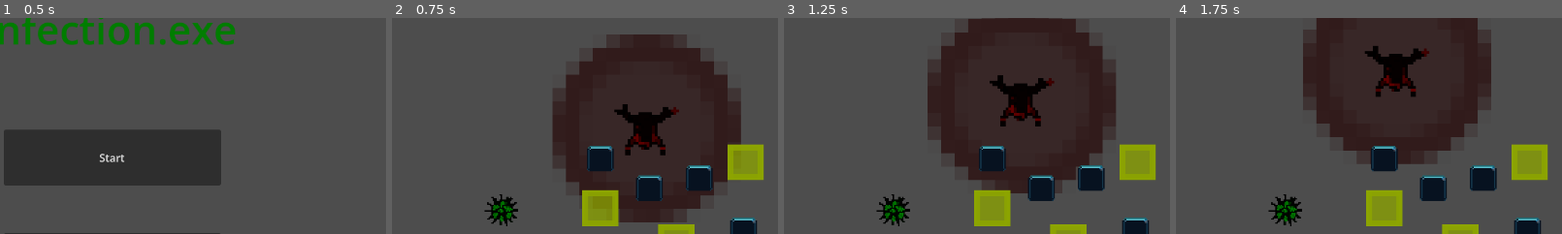
Above: before the commit, frames 1-4 (left to right).
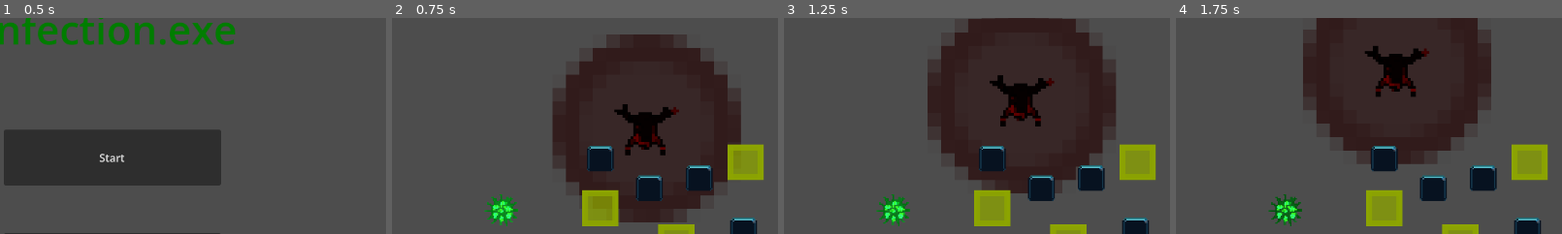
Above: after the commit, the same moments.

Repository: LeCodeurDu78/Infection_exe
Game: Godot game, scene res://Scenes/UI/StartMenu.tscn
Same seed, same stepped clock (60 frames per second), same inputs: the game is played once before the commit and once after it.
Inputs (mouse positions are % of the whole screen's width and height, from its top left):
- Up to frame 1 (0.5 s): no input
- Up to frame 2 (0.75 s): click "Start" at 0.5 s
- Up to frame 3 (1.25 s): no input
- Up to frame 4 (1.75 s): tap Enter at 1.25 s; move the mouse to (72, 45) at 1.27 s; hold D (move_right) from 1.28 s (still down); tap 1 (mutation1) at 1.35 s; click (72, 45) at 1.42 s
The pictures show only the part of the screen within x 36-86%, y 6-56%; the shares and areas given below are measured in that part.

Frame 1 is identical in both runs. In frame 2, 0.7% of the frame differs, in the area x 23-33%, y 81-97%; in frame 3, 0.7%; in frame 4, 0.7%.
Error in both runs: Invalid access to property or key 'data' on a base object of type 'Nil'. (res://Scripts/UI/HotkeyRebindButton.gd:10)

Commit message:
Add ScreenShakes and shaders

Diff:
--- /dev/null
+++ b/Assets/Shaders/VirusGlow.gdshader
@@ -0,0 +1,55 @@
+shader_type canvas_item;
+
+// ========================
+// VIRUS GLOW SHADER
+// Adds neon glow effect to the virus sprite
+// ========================
+
+// Glow parameters
+uniform vec4 glow_color : source_color = vec4(0.0, 1.0, 0.0, 0.5); // Green neon
+uniform float glow_intensity : hint_range(0.0, 3.0) = 0.3;
+uniform float glow_spread : hint_range(0.0, 2.0) = 0.5;
+
+// Pulsation parameters
+uniform bool enable_pulse = true;
+uniform float pulse_speed : hint_range(0.0, 10.0) = 2.0;
+uniform float pulse_min : hint_range(0.0, 1.0) = 0.7;
+uniform float pulse_max : hint_range(1.0, 2.0) = 1.3;
+
+// Edge glow parameters
+uniform bool enable_edge_glow = false;
+uniform float edge_thickness : hint_range(0.0, 0.5) = 0.15;
+
+void fragment() {
+	// Get texture color
+	vec4 tex_color = texture(TEXTURE, UV);
+
+	// Calculate pulsation
+	float pulse = 1.0;
+	if (enable_pulse) {
+		pulse = mix(pulse_min, pulse_max, (sin(TIME * pulse_speed) + 1.0) / 2.0);
+	}
+
+	// Base color with glow
+	vec3 final_color = tex_color.rgb;
+	float alpha = tex_color.a;
+
+	// Add glow to colored areas
+	if (alpha > 0.1) {
+		final_color += glow_color.rgb * glow_intensity * pulse * alpha;
+	}
+
+	// Edge glow
+	if (enable_edge_glow && alpha > 0.1) {
+		// Calculate distance to edge
+		vec2 center = vec2(0.5, 0.5);
+		float dist = distance(UV, center);
+		float edge_factor = smoothstep(0.5 - edge_thickness, 0.5, dist);
+
+		// Add extra glow at edges
+		final_color += glow_color.rgb * edge_factor * glow_intensity * pulse * 0.5;
+	}
+
+	// Output
+	COLOR = vec4(final_color, alpha);
+}
--- /dev/null
+++ b/Assets/Shaders/VirusGlowDamage.gdshader
@@ -0,0 +1,53 @@
+shader_type canvas_item;
+
+// ========================
+// VIRUS DAMAGE GLOW SHADER
+// Red pulsating glow when taking damage
+// ========================
+
+// Glow parameters
+uniform vec4 glow_color : source_color = vec4(1.0, 0.2, 0.2, 1.0); // Red
+uniform float glow_intensity : hint_range(0.0, 3.0) = 1.5;
+
+// Damage flash parameters
+uniform float flash_intensity : hint_range(0.0, 1.0) = 0.8;
+uniform float flash_speed : hint_range(0.0, 20.0) = 10.0;
+
+// Glitch effect
+uniform bool enable_glitch = true;
+uniform float glitch_intensity : hint_range(0.0, 0.1) = 0.05;
+
+void fragment() {
+	vec2 uv = UV;
+
+	// Glitch effect
+	if (enable_glitch) {
+		// Horizontal glitch lines
+		float glitch = step(0.98, sin(UV.y * 100.0 + TIME * 50.0));
+		uv.x += glitch * glitch_intensity * sin(TIME * 20.0);
+	}
+
+	// Get texture color
+	vec4 tex_color = texture(TEXTURE, uv);
+
+	// Fast damage pulse
+	float pulse = (sin(TIME * flash_speed) + 1.0) / 2.0;
+	pulse = pow(pulse, 3.0); // Make it more punchy
+
+	// Base color
+	vec3 final_color = tex_color.rgb;
+	float alpha = tex_color.a;
+
+	// Red damage overlay
+	if (alpha > 0.1) {
+		// Flash white-red
+		vec3 flash_color = mix(glow_color.rgb, vec3(1.0, 1.0, 1.0), pulse * flash_intensity);
+		final_color = mix(final_color, flash_color, flash_intensity * pulse);
+
+		// Add red glow
+		final_color += glow_color.rgb * glow_intensity * pulse * alpha;
+	}
+
+	// Output
+	COLOR = vec4(final_color, alpha);
+}
--- /dev/null
+++ b/Assets/Shaders/VirusGlowIntense.gdshader
@@ -0,0 +1,68 @@
+shader_type canvas_item;
+
+// ========================
+// VIRUS GLOW INTENSE SHADER
+// Super intense glow for level ups and special moments
+// ========================
+
+// Glow parameters
+uniform vec4 glow_color : source_color = vec4(0.2, 1.0, 1.0, 1.0); // Cyan
+uniform float glow_intensity : hint_range(0.0, 5.0) = 2.5;
+uniform float glow_spread : hint_range(0.0, 3.0) = 2.0;
+
+// Pulsation parameters
+uniform float pulse_speed : hint_range(0.0, 20.0) = 8.0;
+uniform float pulse_min : hint_range(0.0, 1.0) = 0.5;
+uniform float pulse_max : hint_range(1.0, 3.0) = 2.0;
+
+// Wave effect
+uniform bool enable_wave = true;
+uniform float wave_speed : hint_range(0.0, 10.0) = 5.0;
+uniform float wave_amplitude : hint_range(0.0, 1.0) = 0.3;
+
+// Distortion
+uniform bool enable_distortion = false;
+uniform float distortion_amount : hint_range(0.0, 0.1) = 0.02;
+
+void fragment() {
+	// UV with optional distortion
+	vec2 uv = UV;
+
+	if (enable_distortion) {
+		float distort_x = sin(TIME * 3.0 + UV.y * 10.0) * distortion_amount;
+		float distort_y = cos(TIME * 2.0 + UV.x * 10.0) * distortion_amount;
+		uv += vec2(distort_x, distort_y);
+	}
+
+	// Get texture color
+	vec4 tex_color = texture(TEXTURE, uv);
+
+	// Fast pulsation
+	float pulse = mix(pulse_min, pulse_max, (sin(TIME * pulse_speed) + 1.0) / 2.0);
+
+	// Wave effect
+	float wave = 1.0;
+	if (enable_wave) {
+		vec2 center = vec2(0.5, 0.5);
+		float dist = distance(UV, center);
+		wave = 1.0 + sin(dist * 10.0 - TIME * wave_speed) * wave_amplitude;
+	}
+
+	// Base color
+	vec3 final_color = tex_color.rgb;
+	float alpha = tex_color.a;
+
+	// Intense glow
+	if (alpha > 0.1) {
+		final_color += glow_color.rgb * glow_intensity * pulse * wave * alpha;
+
+		// Extra outer glow
+		vec2 center = vec2(0.5, 0.5);
+		float dist = distance(UV, center);
+		float outer_glow = exp(-dist * 2.0) * glow_spread;
+		final_color += glow_color.rgb * outer_glow * pulse;
+	}
+
+	// Output
+	COLOR = vec4(final_color, alpha);
+}
--- /dev/null
+++ b/Assets/Shaders/VirusGlowStealth.gdshader
@@ -0,0 +1,52 @@
+shader_type canvas_item;
+
+// ========================
+// VIRUS STEALTH SHADER
+// Translucent ghost effect for invisibility
+// ========================
+
+// Stealth parameters
+uniform float opacity : hint_range(0.0, 1.0) = 0.3;
+uniform vec4 ghost_color : source_color = vec4(0.0, 1.0, 0.8, 0.5); // Cyan-ish
+uniform float ghost_intensity : hint_range(0.0, 2.0) = 0.5;
+
+// Shimmer effect
+uniform bool enable_shimmer = true;
+uniform float shimmer_speed : hint_range(0.0, 10.0) = 3.0;
+uniform float shimmer_scale : hint_range(1.0, 20.0) = 8.0;
+
+// Edge outline
+uniform bool enable_outline = true;
+uniform float outline_width : hint_range(0.0, 0.3) = 0.1;
+uniform vec4 outline_color : source_color = vec4(0.0, 1.0, 0.8, 1.0);
+
+void fragment() {
+	// Get texture color
+	vec4 tex_color = texture(TEXTURE, UV);
+
+	// Shimmer pattern
+	float shimmer = 1.0;
+	if (enable_shimmer) {
+		vec2 shimmer_uv = UV * shimmer_scale;
+		shimmer = (sin(shimmer_uv.x + TIME * shimmer_speed) +
+		          sin(shimmer_uv.y - TIME * shimmer_speed * 0.7) + 2.0) / 4.0;
+	}
+
+	// Ghost effect
+	vec3 final_color = mix(tex_color.rgb, ghost_color.rgb, ghost_intensity * shimmer);
+	float alpha = tex_color.a * opacity;
+
+	// Edge outline for visibility
+	if (enable_outline && tex_color.a > 0.1) {
+		vec2 center = vec2(0.5, 0.5);
+		float dist = distance(UV, center);
+		float edge = smoothstep(0.5 - outline_width, 0.5, dist);
+
+		// Add outline
+		final_color = mix(final_color, outline_color.rgb, edge * outline_color.a);
+		alpha = max(alpha, edge * outline_color.a * 0.8);
+	}
+
+	// Output
+	COLOR = vec4(final_color, alpha);
+}
--- /dev/null
+++ b/Scenes/Shaders/VirusGlowDamageMaterial.tres
@@ -0,0 +1,12 @@
+[gd_resource type="ShaderMaterial" format=3 uid="uid://cndvpinaqj85"]
+
+[ext_resource type="Shader" uid="uid://dmuq6es13vbma" path="res://Assets/Shaders/VirusGlowDamage.gdshader" id="1"]
+
+[resource]
+shader = ExtResource("1")
+shader_parameter/glow_color = Color(1, 0.2, 0.2, 1)
+shader_parameter/glow_intensity = 1.5
+shader_parameter/flash_intensity = 0.8
+shader_parameter/flash_speed = 10.0
+shader_parameter/enable_glitch = true
+shader_parameter/glitch_intensity = 0.05
--- /dev/null
+++ b/Scenes/Shaders/VirusGlowIntenseMaterial.tres
@@ -0,0 +1,17 @@
+[gd_resource type="ShaderMaterial" format=3 uid="uid://3mcnep8rd5d"]
+
+[ext_resource type="Shader" uid="uid://bcje5ikoe522k" path="res://Assets/Shaders/VirusGlowIntense.gdshader" id="1"]
+
+[resource]
+shader = ExtResource("1")
+shader_parameter/glow_color = Color(0.2, 1, 1, 1)
+shader_parameter/glow_intensity = 2.5
+shader_parameter/glow_spread = 2.0
+shader_parameter/pulse_speed = 8.0
+shader_parameter/pulse_min = 0.5
+shader_parameter/pulse_max = 2.0
+shader_parameter/enable_wave = true
+shader_parameter/wave_speed = 5.0
+shader_parameter/wave_amplitude = 0.3
+shader_parameter/enable_distortion = false
+shader_parameter/distortion_amount = 0.02
--- /dev/null
+++ b/Scenes/Shaders/VirusGlowMaterial.tres
@@ -0,0 +1,15 @@
+[gd_resource type="ShaderMaterial" format=3 uid="uid://dv1kqvk75fxk0"]
+
+[ext_resource type="Shader" uid="uid://blvmh7g4tj3kj" path="res://Assets/Shaders/VirusGlow.gdshader" id="1"]
+
+[resource]
+shader = ExtResource("1")
+shader_parameter/glow_color = Color(0, 0.36862746, 0.05882353, 0.69803923)
+shader_parameter/glow_intensity = 1.0
+shader_parameter/glow_spread = 1.0
+shader_parameter/enable_pulse = true
+shader_parameter/pulse_speed = 2.0
+shader_parameter/pulse_min = 0.7
+shader_parameter/pulse_max = 1.3
+shader_parameter/enable_edge_glow = true
+shader_parameter/edge_thickness = 0.2000000095
--- /dev/null
+++ b/Scenes/Shaders/VirusGlowStealthMaterial.tres
@@ -0,0 +1,15 @@
+[gd_resource type="ShaderMaterial" format=3 uid="uid://bbrptg2xotdm2"]
+
+[ext_resource type="Shader" uid="uid://bsk0hg4tw6hdc" path="res://Assets/Shaders/VirusGlowStealth.gdshader" id="1"]
+
+[resource]
+shader = ExtResource("1")
+shader_parameter/opacity = 0.3
+shader_parameter/ghost_color = Color(0, 1, 0.8, 0.5)
+shader_parameter/ghost_intensity = 0.5
+shader_parameter/enable_shimmer = true
+shader_parameter/shimmer_speed = 3.0
+shader_parameter/shimmer_scale = 8.0
+shader_parameter/enable_outline = true
+shader_parameter/outline_width = 0.1
+shader_parameter/outline_color = Color(0, 1, 0.8, 1)
--- a/Scenes/Virus/Virus.tscn
+++ b/Scenes/Virus/Virus.tscn
@@ -8,6 +8,7 @@
 [ext_resource type="Resource" uid="uid://d2wgcvsnch3j1" path="res://Mutations/LightPacketMutation.tres" id="6_lbsxr"]
 [ext_resource type="Resource" uid="uid://bmghdqudmqv68" path="res://Mutations/DiscretionMutation.tres" id="7_mf8yx"]
 [ext_resource type="Texture2D" uid="uid://cbhf15355fami" path="res://Assets/Sprites/Virus/virus.png" id="8_mf8yx"]
+[ext_resource type="Script" uid="uid://dw82sn3bxmpmp" path="res://Scripts/Virus/GlowController.gd" id="8_rsnpu"]
 
 [sub_resource type="CircleShape2D" id="CircleShape2D_msxgm"]
 radius = 47.042534
@@ -26,6 +27,10 @@
 script = ExtResource("2_aog2q")
 available_mutations = Array[ExtResource("3_xlukx")]([ExtResource("4_lbsxr"), ExtResource("6_lbsxr"), ExtResource("5_mf8yx"), ExtResource("7_mf8yx")])
 
+[node name="GlowController" type="Node2D" parent="." unique_id=1779126060 node_paths=PackedStringArray("virus_sprite")]
+script = ExtResource("8_rsnpu")
+virus_sprite = NodePath("../Sprite2D")
+
 [node name="Sprite2D" type="Sprite2D" parent="." unique_id=313566490]
 modulate = Color(0, 0.47843137, 0, 1)
 texture_filter = 1
--- a/Scripts/Core/AudioManager.gd
+++ b/Scripts/Core/AudioManager.gd
@@ -105,7 +105,7 @@
 func _on_virus_level_up(new_level: int) -> void:
 	play_sfx("level_up")
 
-func _on_virus_damaged(amount: int, remaining: int) -> void:
+func _on_virus_damaged(amount: int) -> void:
 	play_sfx("virus_hit")
 
 func _on_virus_destroyed() -> void:
--- a/Scripts/Core/ParticleManager.gd
+++ b/Scripts/Core/ParticleManager.gd
@@ -61,7 +61,7 @@
 	if is_instance_valid(GameManager.virus_node):
 		spawn_particle("level_up", GameManager.virus_node.global_position, 1.5)
 
-func _on_virus_damaged(amount: int, _remaining: int) -> void:
+func _on_virus_damaged(amount: int) -> void:
 	if is_instance_valid(GameManager.virus_node):
 		var intensity = clamp(amount / 20.0, 0.5, 2.0)
 		spawn_particle("virus_hit", GameManager.virus_node.global_position, intensity)
--- /dev/null
+++ b/Scripts/Core/ScreenShakeManager.gd
@@ -0,0 +1,43 @@
+extends Node
+
+var trauma := 0.0
+var trauma_power := 2.0
+var decay := 1.5
+
+var max_offset := Vector2(50, 50)
+var max_rotation := 10.0
+
+var camera: Camera2D
+var original_position := Vector2.ZERO
+
+func _ready():
+	EventBus.screen_shake_requested.connect(_on_shake_requested)
+	EventBus.virus_spawned.connect(_on_virus_spawned)
+	if camera:
+		original_position = camera.offset
+		print(camera.get_parent().name)
+
+func _process(delta):
+	if trauma > 0:
+		trauma = max(trauma - decay * delta, 0.0)
+		_apply_shake()
+
+func _on_virus_spawned(virus: Node2D):
+	camera = virus.get_node("Camera2D")
+	if camera:
+		original_position = camera.offset
+
+func _on_shake_requested(intensity: float, _duration: float):
+	add_trauma(intensity)
+
+func add_trauma(amount: float):
+	trauma = min(trauma + amount, 1.0)
+
+func _apply_shake():
+	if not camera:
+		return
+
+	var shake = pow(trauma, trauma_power)
+	camera.offset.x = original_position.x + max_offset.x * shake * randf_range(-1, 1)
+	camera.offset.y = original_position.y + max_offset.y * shake * randf_range(-1, 1)
+	camera.rotation_degrees = max_rotation * shake * randf_range(-1, 1)
--- a/Scripts/Enemies/Antivirus.gd
+++ b/Scripts/Enemies/Antivirus.gd
@@ -14,6 +14,7 @@
 @export var base_speed := 200.0
 @export var scan_scene: PackedScene
 @export var scan_cooldown := 4.0
+@export var damage := 75
 @export var detection_radius := Vector2(20, 20)
 
 # ========================
@@ -97,6 +98,7 @@
 	scan.global_position = chase_target.global_position
 	get_parent().add_child(scan)
 
+	EventBus.emit_screen_shake(0.5, 0.2)
 	EventBus.scan_launched.emit(chase_target.global_position, scan.scale)
 
 # ========================
@@ -162,4 +164,6 @@
 func _on_body_entered(body: Node) -> void:
 	"""Handle collision with virus"""
 	if body.is_in_group("virus"):
-		body.queue_free()
+		EventBus.emit_screen_shake(0.75, 0.2)
+		body.take_damage(damage)
+		queue_free()
--- a/Scripts/Environment/Infectable.gd
+++ b/Scripts/Environment/Infectable.gd
@@ -59,6 +59,7 @@
 		return
 
 	is_infected = true
+	EventBus.emit_screen_shake(0.25, 0.2)
 	GameManager.on_target_infected(position, points_worth)
 
 	# Visual feedback or destruction
--- a/Scripts/UI/StartMenu.gd
+++ b/Scripts/UI/StartMenu.gd
@@ -12,6 +12,7 @@
 
 func _on_start_button_pressed() -> void:
 	"""Start the game"""
+	 # Notify GameManager to start the game
 	get_tree().change_scene_to_file("res://Scenes/Main/Main.tscn")
 
 func _on_options_button_pressed() -> void:
--- /dev/null
+++ b/Scripts/Virus/GlowController.gd
@@ -0,0 +1,136 @@
+extends Node
+
+## Glow Controller
+## Manages dynamic glow effects on the virus
+## Switches between different shader materials based on game events
+
+# ========================
+# SHADER MATERIALS
+# ========================
+var glow_materials := {
+	"normal": preload("res://Scenes/Shaders/VirusGlowMaterial.tres"),
+	"intense": preload("res://Scenes/Shaders/VirusGlowIntenseMaterial.tres"),
+	"damage": preload("res://Scenes/Shaders/VirusGlowDamageMaterial.tres"),
+	"stealth": preload("res://Scenes/Shaders/VirusGlowStealthMaterial.tres"),
+}
+
+# ========================
+# STATE
+# ========================
+@export var virus_sprite: Sprite2D
+var current_state := "normal"
+var original_material: ShaderMaterial
+var damage_timer := 0.0
+var intense_timer := 0.0
+
+# ========================
+# LIFECYCLE
+# ========================
+func _ready() -> void:
+
+	# Apply default glow material
+	_apply_material("normal")
+	original_material = glow_materials["normal"].duplicate()
+
+	# Connect to EventBus
+	_connect_events()
+
+func _connect_events() -> void:
+	"""Connect to game events"""
+	EventBus.virus_leveled_up.connect(_on_level_up)
+	EventBus.virus_damaged.connect(_on_damaged)
+	EventBus.mutation_activated.connect(_on_mutation_activated)
+
+func _process(delta: float) -> void:
+	# Handle timed effects
+	if damage_timer > 0.0:
+		damage_timer -= delta
+		if damage_timer <= 0.0:
+			_apply_material("normal")
+
+	if intense_timer > 0.0:
+		intense_timer -= delta
+		if intense_timer <= 0.0:
+			_apply_material("normal")
+
+# ========================
+# EVENT HANDLERS
+# ========================
+
+func _on_level_up(new_level: int) -> void:
+	"""Flash intense glow on level up"""
+	_apply_material("intense")
+	intense_timer = 2.0 # 2 seconds of intense glow
+
+func _on_damaged(amount: int) -> void:
+	"""Flash red damage glow"""
+	_apply_material("damage")
+	damage_timer = 0.5 # 0.5 seconds of damage glow
+
+func _on_mutation_activated(mutation: Mutation) -> void:
+	"""Brief intense glow on mutation activation"""
+	_apply_material("intense")
+	intense_timer = 1.0 # 1 second
+
+# ========================
+# MATERIAL MANAGEMENT
+# ========================
+
+func _apply_material(material_name: String) -> void:
+	"""Apply a glow material to the virus sprite"""
+	if material_name not in glow_materials:
+		push_warning("GlowController: Unknown material '%s'" % material_name)
+		return
+
+	current_state = material_name
+	virus_sprite.material = glow_materials[material_name].duplicate()
+
+func set_stealth_mode(enabled: bool) -> void:
+	"""Enable/disable stealth (invisibility) glow"""
+	if enabled:
+		_apply_material("stealth")
+	else:
+		_apply_material("normal")
+
+# ========================
+# MANUAL CONTROL (for mutations)
+# ========================
+
+func set_glow_intensity(intensity: float) -> void:
+	"""Manually set glow intensity (0.0 - 3.0)"""
+	if virus_sprite.material and virus_sprite.material is ShaderMaterial:
+		virus_sprite.material.set_shader_parameter("glow_intensity", intensity)
+
+func set_glow_color(color: Color) -> void:
+	"""Manually set glow color"""
+	if virus_sprite.material and virus_sprite.material is ShaderMaterial:
+		virus_sprite.material.set_shader_parameter("glow_color", color)
+
+func set_pulse_speed(speed: float) -> void:
+	"""Manually set pulse speed (0.0 - 10.0)"""
+	if virus_sprite.material and virus_sprite.material is ShaderMaterial:
+		virus_sprite.material.set_shader_parameter("pulse_speed", speed)
+
+# ========================
+# EFFECTS
+# ========================
+
+func flash_glow(duration: float = 0.3, color: Color = Color.WHITE) -> void:
+	"""Flash a custom color briefly"""
+	var original_color = Color.GREEN
+	if virus_sprite.material and virus_sprite.material is ShaderMaterial:
+		original_color = virus_sprite.material.get_shader_parameter("glow_color")
+
+	set_glow_color(color)
+	await get_tree().create_timer(duration).timeout
+	set_glow_color(original_color)
+
+func pulse_glow(intensity: float, duration: float = 0.5) -> void:
+	"""Pulse the glow intensity briefly"""
+	var original_intensity = 1.0
+	if virus_sprite.material and virus_sprite.material is ShaderMaterial:
+		original_intensity = virus_sprite.material.get_shader_parameter("glow_intensity")
+
+	set_glow_intensity(intensity)
+	await get_tree().create_timer(duration).timeout
+	set_glow_intensity(original_intensity)
--- a/Scripts/Virus/Virus.gd
+++ b/Scripts/Virus/Virus.gd
@@ -14,6 +14,7 @@
 # ========================
 # EXPORTS
 # ========================
+@export var max_health := 100
 @export var base_speed := 400.0
 @export var infection_rate := 1.0
 @export var discretion := 1.0
@@ -117,6 +118,14 @@
 # ========================
 # CLEANUP
 # ========================
+func take_damage(amount: int) -> void:
+	"""Handle taking damage from antivirus"""
+	EventBus.virus_damaged.emit(amount)
+	max_health -= amount
+	if max_health <= 0:
+		_exit_tree()
+	# Optional: Add visual feedback for damage here
+
 func _exit_tree() -> void:
 	# Notify GameManager
 	if GameManager:
Not shown, added: Assets/Shaders/VirusGlow.gdshader.uid
Not shown, added: Assets/Shaders/VirusGlowDamage.gdshader.uid
Not shown, added: Assets/Shaders/VirusGlowIntense.gdshader.uid
Not shown, added: Assets/Shaders/VirusGlowStealth.gdshader.uid
Not shown, added: Scripts/Core/ScreenShakeManager.gd.uid
Not shown, added: Scripts/Virus/GlowController.gd.uid
Not shown, removed: ANALYSE_PROJET.md
Not shown, changed: TODO_ENRICHI.md
